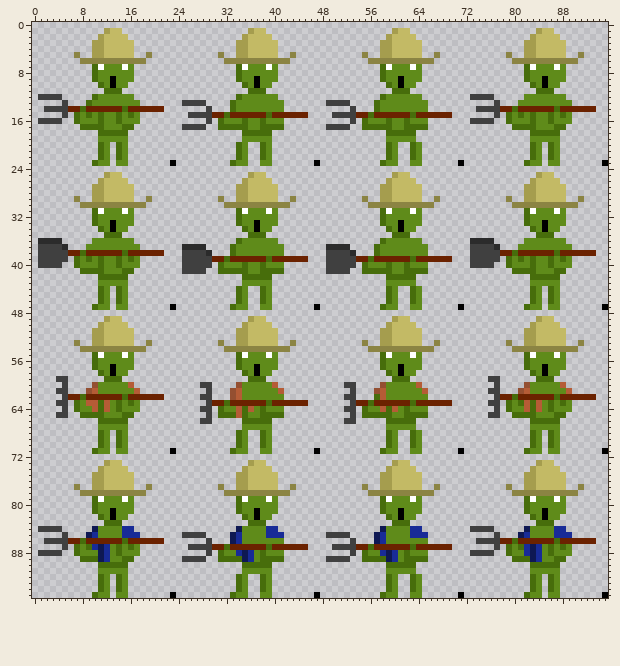
File history of a sprite sheet, android/assets/textures/enemies.png. Above: the version before the commit.
The file is 96x96 pixels. Colours within 5 levels of each other are drawn and written as one.
New version:
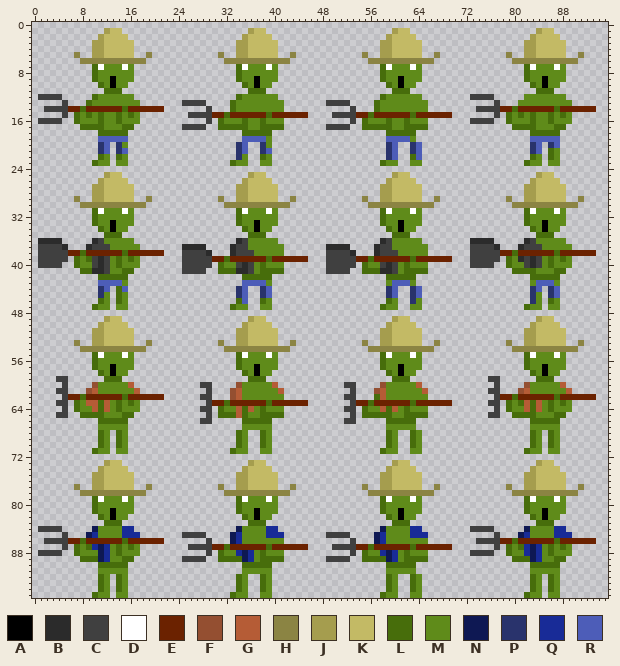
Palette (. is transparent): A #000000  B #2b2b2b  C #404040  D #ffffff  E #6b2200  F #944f31  G #b55c36  H #8b8443  J #a59d4e  K #c3ba65  L #476d0b  M #5f8b1a  N #0e1853  P #29336c  Q #182b97  R #4d5db8
The edit:
y 19: x 11..15 MMMMM -> RRRRR; x 35..38 MMMM -> RRRR; x 59..62 MMMM -> RRRR; x 83..87 MMMMM -> RRRRR
y 20: x 11..12 LM -> PR; x 14 L -> P; x 34..35 LM -> PR; x 38 L -> P; x 59..60 LM -> PR; x 63..64 LM -> PR; x 83..84 LM -> PR; x 86..87 LM -> PR
y 21: x 11..12 LM -> PR; x 14..15 LM -> PR; x 34..35 LM -> PR; x 38..39 LM -> PR; x 59..60 LM -> PR; x 63..64 LM -> PR; x 83..84 LM -> PR
y 22: x 34 L -> P; x 59..60 LM -> PR; x 64 M -> R
y 23: x 23 A -> .; x 47 A -> .; x 71 A -> .; x 95 A -> .
y 36: x 10..11 MM -> BC; x 34..35 LM -> BC; x 58..59 LM -> BC; x 82..83 MM -> BC
y 37: x 9..12 MMMM -> BCCC; x 33..35 LMM -> BCC; x 57..59 LMM -> BCC; x 81..84 MMMM -> BCCC
y 38: x 33..36 LMMM -> BCCC; x 57..60 LMMM -> BCCC
y 39: x 10..12 MLM -> CBC; x 81..84 LMLM -> BCBC
y 40: x 10..12 MLM -> CBC; x 34..36 MLM -> CBC; x 58..60 MLM -> CBC; x 82..84 MLM -> CBC
y 41: x 10..12 LLM -> BBC; x 34..36 LLM -> BBC; x 58..60 LLM -> BBC
y 43: x 11..14 MMMM -> RRRR; x 35..38 MMMM -> RRRR; x 60..62 MMM -> RRR; x 84..86 MMM -> RRR
y 44: x 11..12 LM -> PR; x 15 M -> R; x 34..35 LM -> PR; x 38..39 LM -> PR; x 59..60 LM -> PR; x 63..64 LM -> PR; x 83..84 LM -> PR; x 86..87 LM -> PR
y 45: x 11 L -> P; x 34..35 LM -> PR; x 38..39 LM -> PR; x 59..60 LM -> PR; x 63..64 LM -> PR; x 83 L -> P; x 86..87 LM -> PR
y 46: x 35 M -> R; x 63 L -> P; x 83 L -> P
y 47: x 23 A -> .; x 47 A -> .; x 71 A -> .; x 95 A -> .
y 71: x 23 A -> .; x 47 A -> .; x 71 A -> .; x 95 A -> .
y 95: x 23 A -> .; x 47 A -> .; x 71 A -> .; x 95 A -> .
